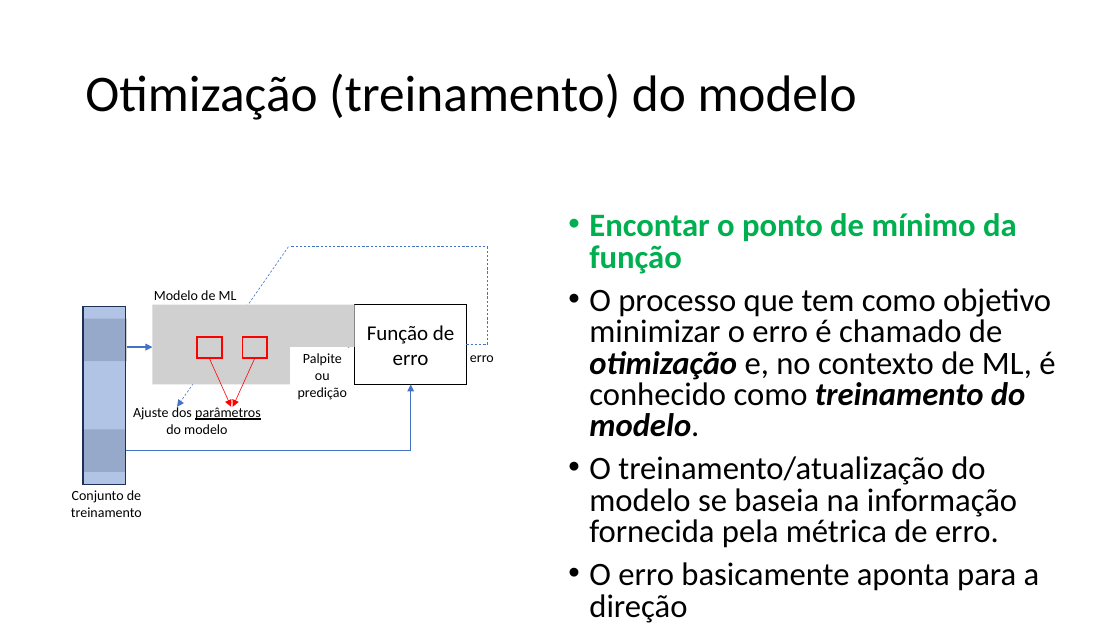
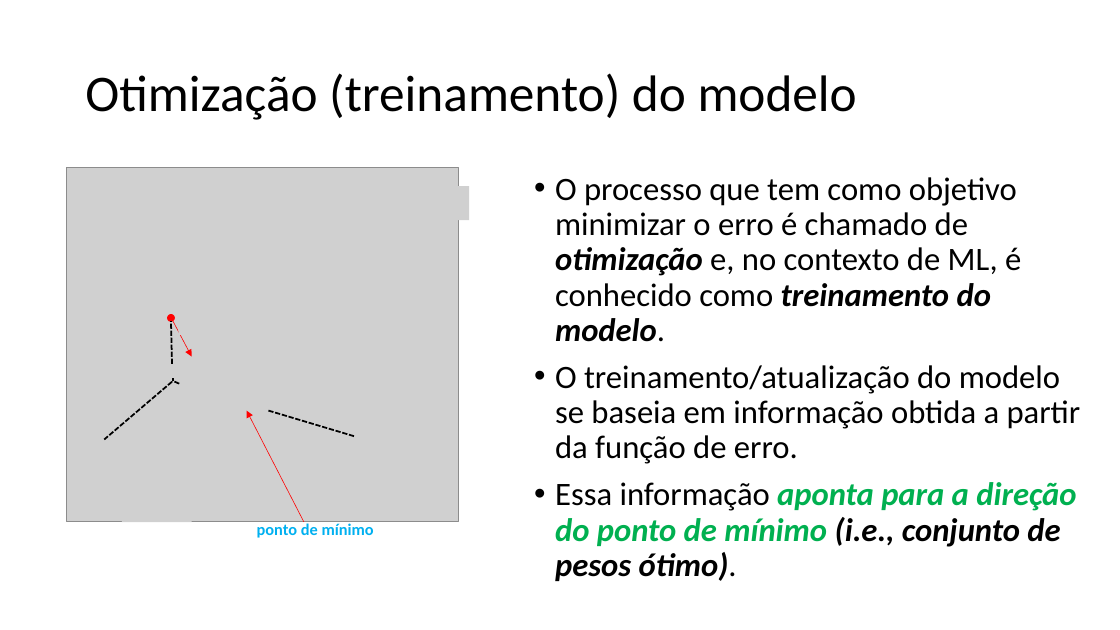
Before and after one commit to zz4fap/tp557-iot-ml, a slide deck: slide 17 of slides/TP557_5_Medindo_a_precisão_de_um_modelo_de_ML.pptx (slide 15 before the commit). Drawn at 1120x630 pixels with LibreOffice and Linux fonts; fonts in the diff are those of the drawing; grey boxes stand for pictures. Boxes give left, top, right and bottom in pixels: in the first picture for what was removed or moved away, otherwise in the second. Text is boxed around its words. In the diff, an @@ line names an element or a change of style, - is before the commit and + after.

```diff
--- a/slides/TP557_5_Medindo_a_precisão_de_um_modelo_de_ML.pptx
+++ b/slides/TP557_5_Medindo_a_precisão_de_um_modelo_de_ML.pptx
@@ text "O processo que tem como ...": place and size @@
-text "O processo que tem como ..." at <box>589,213,1055,623</box>
+text "O processo que tem como ..." at <box>555,177,1081,581</box>
@@ text at <box>555,177,1021,342</box>: line spacing 0.8 to 0.9 @@
@@ text at <box>589,213,1017,274</box>: paragraph removed @@
-• Encontar o ponto de mínimo da função
@@ picture added at <box>178,267,333,335</box> @@
@@ group removed at <box>71,247,494,517</box>: 5 texts, 4 rectangles, 4 pictures, 3 arrows, 1 elbow arrow, 1 elbow line @@
-Função de erro
-Ajuste dos parâmetros do modelo
-Conjunto de treinamento
-Palpite
-ou
-predição
-erro
-Modelo de ML
@@ arrow moved from (209, 358) - (231, 407) to (172, 319) - (192, 356) @@
@@ text at <box>555,365,1081,581</box>: text changed @@
-• O treinamento/atualização do modelo se baseia na informação fornecida pela métrica de erro.
-• O erro basicamente aponta para a direção
+• O treinamento/atualização do modelo se baseia em informação obtida a partir da função de erro.
+• Essa informação aponta para a direção do ponto de mínimo (i.e., conjunto de pesos ótimo).
@@ arrow moved from (255, 358) - (233, 407) to (304, 522) - (247, 411) @@
@@ group added at <box>66,168,470,538</box>: 5 lines, 4 pictures, 1 ellipse, 1 text @@
+ponto de mínimo
```
Also in this commit, not shown: 2 other slides changed, 2 slides added, 2 slides removed, 5 other files.
